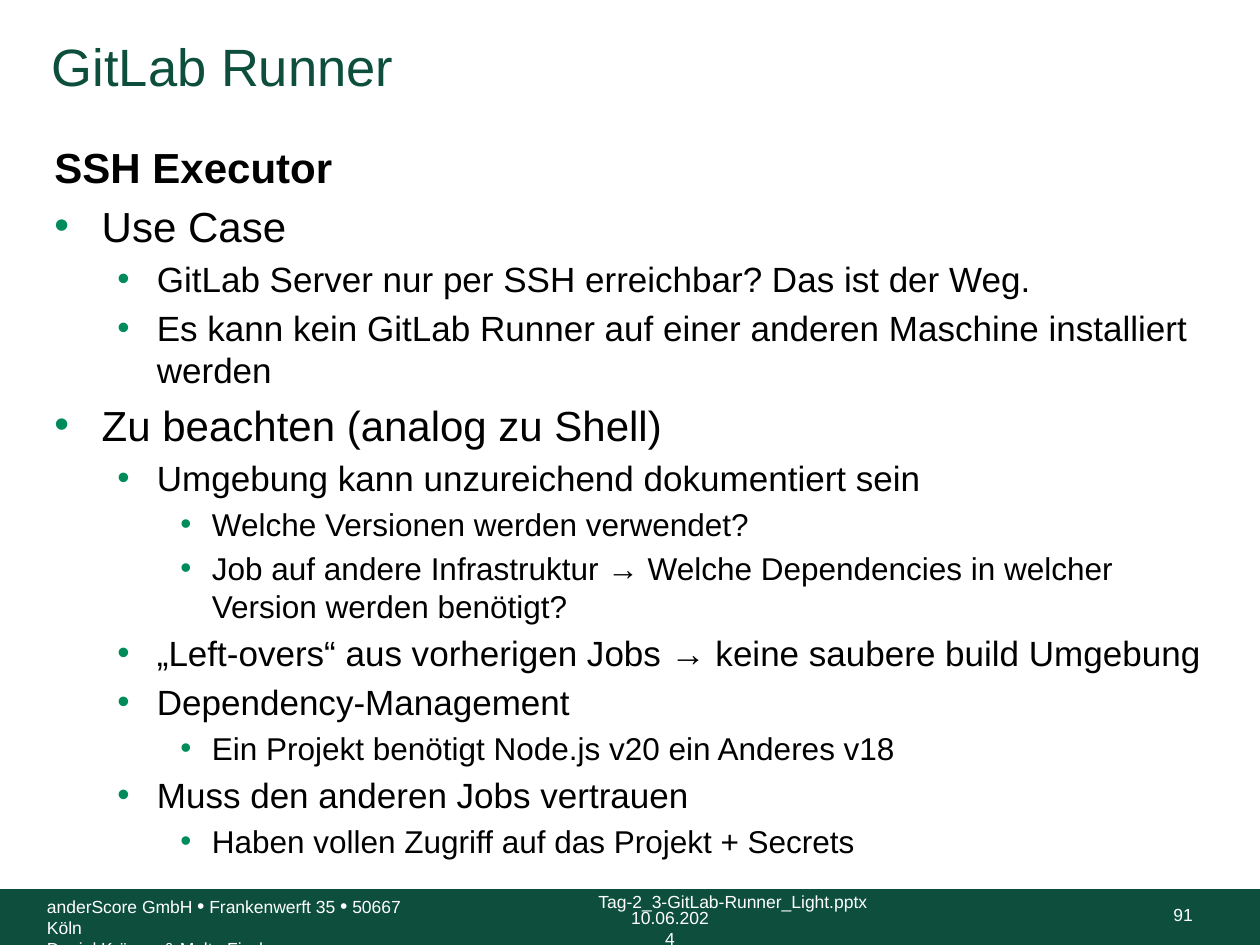
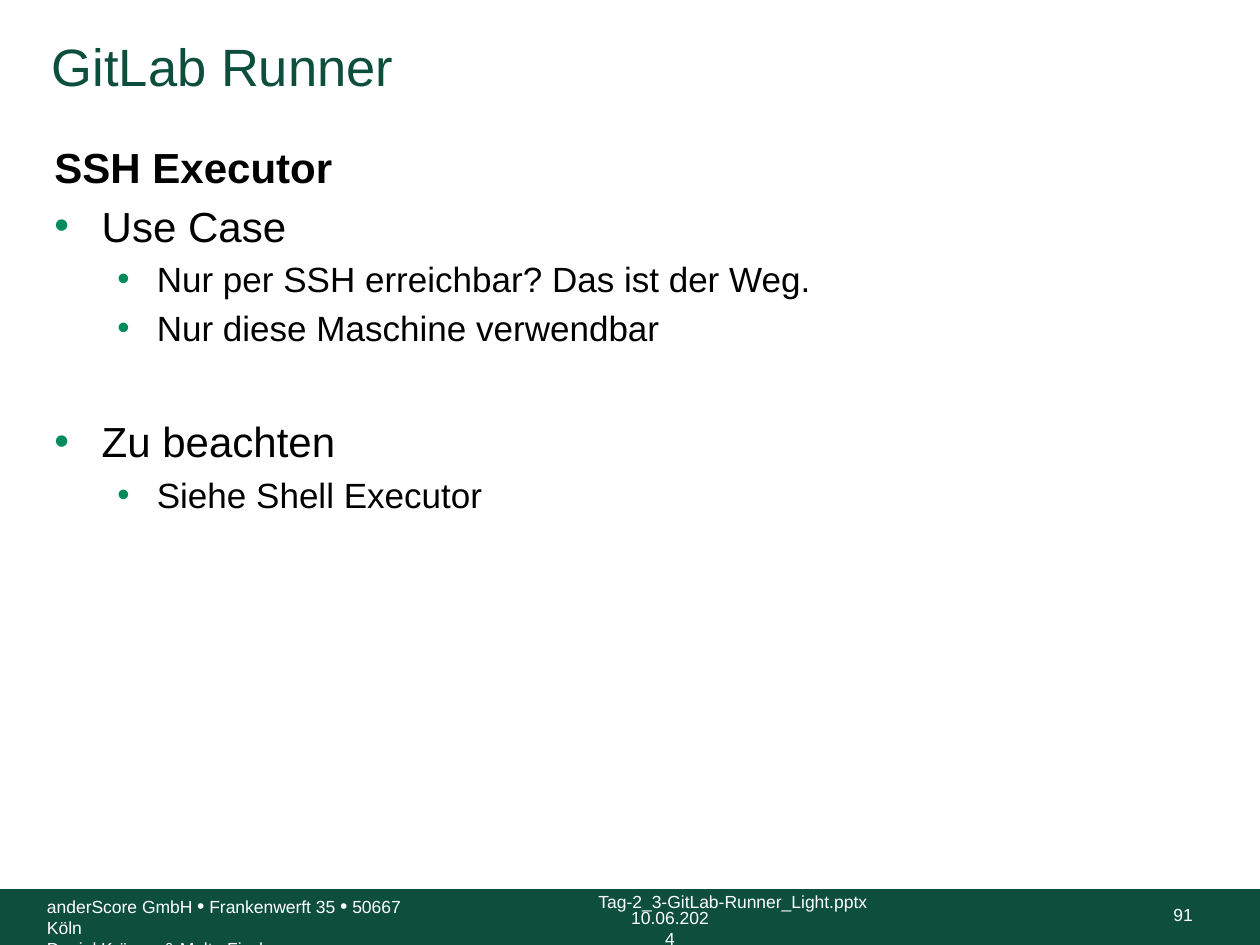
Before and after one commit to anderscore-gmbh/gitlab, a slide deck: slide 91 of slides/Tag-2_3-GitLab-Runner_Light.pptx. Drawn at 1260x945 pixels with LibreOffice and Linux fonts; fonts in the diff are those of the drawing; background and template pictures are left out. Boxes give left, top, right and bottom in pixels: in the first picture for what was removed or moved away, otherwise in the second. Text is boxed around its words. In the diff, an @@ line names an element or a change of style, - is before the commit and + after.

```diff
--- a/slides/Tag-2_3-GitLab-Runner_Light.pptx
+++ b/slides/Tag-2_3-GitLab-Runner_Light.pptx
@@ text at [102,266,810,509]: text changed @@
-  • GitLab Server nur per SSH erreichbar? Das ist der Weg.
-  • Es kann kein GitLab Runner auf einer anderen Maschine installiert werden
-• Zu beachten (analog zu Shell)
-  • Umgebung kann unzureichend dokumentiert sein
-    • Welche Versionen werden verwendet?
-    • Job auf andere Infrastruktur → Welche Dependencies in welcher Version werden benötigt?
-  • „Left-overs“ aus vorherigen Jobs → keine saubere build Umgebung
-  • Dependency-Management
-    • Ein Projekt benötigt Node.js v20 ein Anderes v18
-  • Muss den anderen Jobs vertrauen
-    • Haben vollen Zugriff auf das Projekt + Secrets
+  • Nur per SSH erreichbar? Das ist der Weg.
+  • Nur diese Maschine verwendbar
+• Zu beachten
+  • Siehe Shell Executor
```
Also in this commit, not shown: 67 other slides changed.
